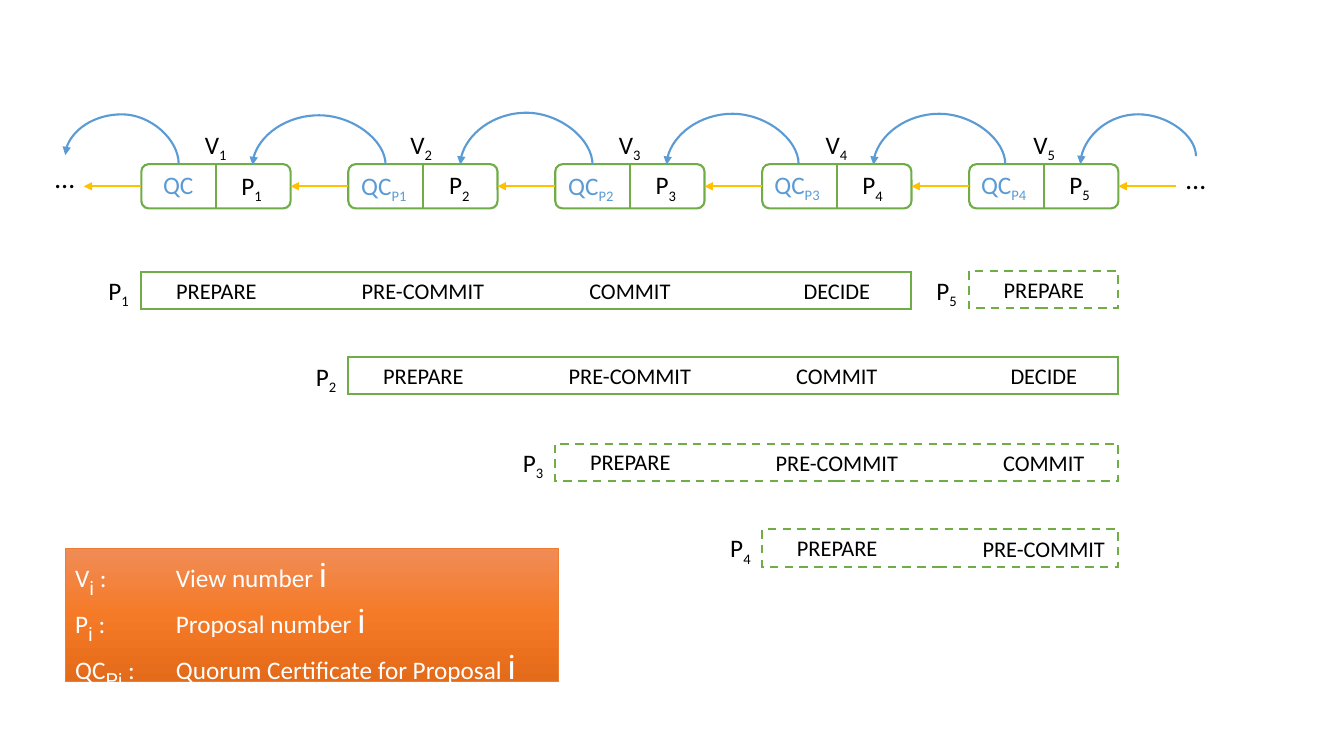
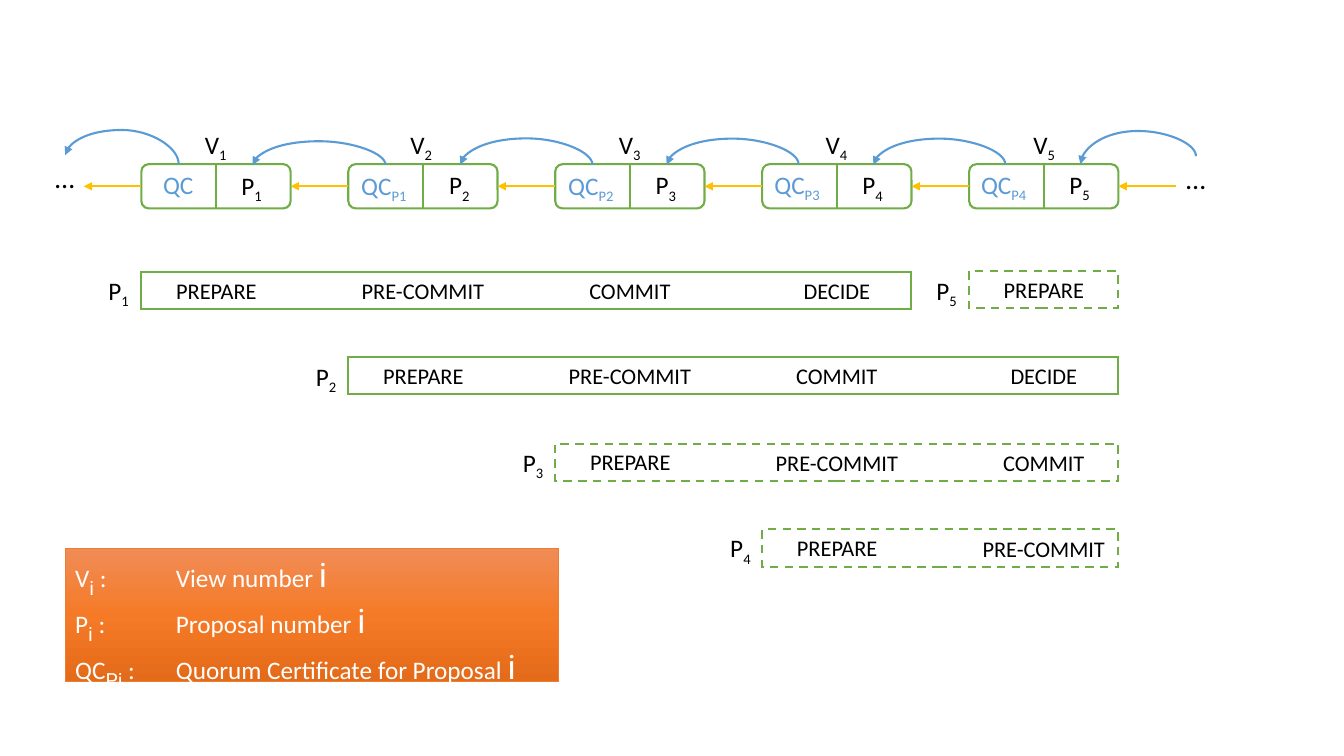
Before and after one commit to sandertungeaspoy/HotstuffWASM, a slide deck: slide 2 of WIP.pptx. Drawn at 1344x756 pixels with LibreOffice and Linux fonts; fonts in the diff are those of the drawing. Boxes give left, top, right and bottom in pixels: in the first picture for what was removed or moved away, otherwise in the second. Text is boxed around its words. In the diff, an @@ line names an element or a change of style, - is before the commit and + after.

```diff
--- a/WIP.pptx
+++ b/WIP.pptx
@@ curved arrow (178, 164) - (66, 155): route changed @@
@@ curved arrow (386, 165) - (253, 165): route changed @@
@@ curved arrow (593, 165) - (461, 164): route changed @@
@@ curved arrow (799, 164) - (666, 164): route changed @@
@@ curved arrow (1005, 164) - (874, 164): route changed @@
@@ curved arrow (1197, 156) - (1081, 164): route changed @@
```
Also in this commit, not shown: 1 slide added, 20 other files.
